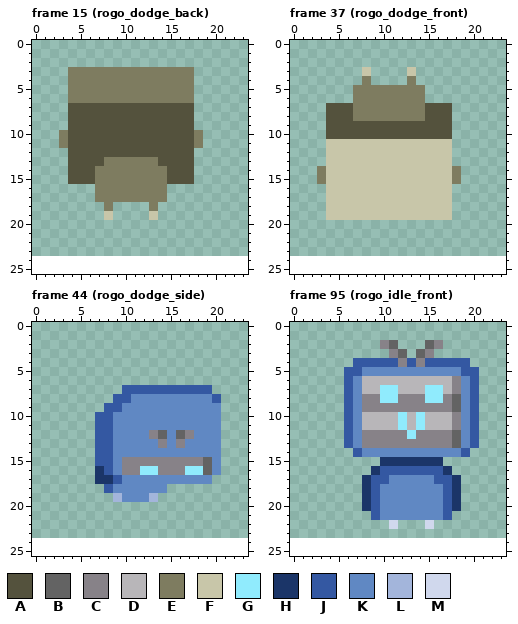
A pixel-art file gets an edit: RawResources/Characters/Rogo/rogo.aseprite. Above: the version before the commit.
24x24 pixels, 273 frames. Colours within 5 levels of each other are drawn and written as one. Shown: frame 15 (rogo_dodge_back), frame 37 (rogo_dodge_front), frame 44 (rogo_dodge_side), frame 95 (rogo_idle_front). The old version is drawn lined up with the new one, on the new canvas. The commit also changed other frames, which this record leaves out.
Visible layers, top first: "rogo", "unfinished".
Palette (. is transparent): A #54523d  B #636363  C #878288  D #b8b6b9  E #7e7c60  F #c8c6a9  G #90ebfd  H #1b3568  J #3458a2  K #6088c3  L #a3b5db  M #d0d8ed
Pixels before, frame 15 (rogo_dodge_back), first column x 3:
 3 .EEEEEEEEEEEEEE.
 4 .EEEEEEEEEEEEEE.
 5 .EEEEEEEEEEEEEE.
 6 .EEEEEEEEEEEEEE.
 7 .AAAAAAAAAAAAAA.
 8 .AAAAAAAAAAAAAA.
 9 .AAAAAAAAAAAAAA.
10 EAAAAAAAAAAAAAAE
11 EAAAAAAAAAAAAAAE
12 .AAAAAAAAAAAAAA.
13 .AAAAEEEEEEAAAA.
14 .AAAEEEEEEEEAAA.
15 .AAAEEEEEEEEAAA.
16 ....EEEEEEEE....
17 ....EEEEEEEE....
18 .....E....E.....
19 .....F....F.....
Pixels before, frame 37 (rogo_dodge_front), first column x 3:
 3 .....F....F.....
 4 .....E....E.....
 5 ....EEEEEEEE....
 6 ....EEEEEEEE....
 7 .AAAEEEEEEEEAAA.
 8 .AAAEEEEEEEEAAA.
 9 .AAAAAAAAAAAAAA.
10 .AAAAAAAAAAAAAA.
11 .FFFFFFFFFFFFFF.
12 .FFFFFFFFFFFFFF.
13 .FFFFFFFFFFFFFF.
14 EFFFFFFFFFFFFFFE
15 EFFFFFFFFFFFFFFE
16 .FFFFFFFFFFFFFF.
17 .FFFFFFFFFFFFFF.
18 .FFFFFFFFFFFFFF.
19 .FFFFFFFFFFFFFF.
Pixels before, frame 44 (rogo_dodge_side), first column x 7:
 7 ...JJJJJJJJJJ.
 8 ..JJKKKKKKKKKJ
 9 .JJKKKKKKKKKKK
10 JJKKKKKKKKKKKK
11 JJKKKKKKKKKKKK
12 JJKKKKCBKBCKKK
13 JJKKKKKCKCKKKK
14 JJKKKKKKKKKKKK
15 JJKCCCCCCCCCBK
16 HJKCCGGCCCGGBK
17 HHJKKKKKKKKKK.
18 .JKKKKKK......
19 ..LKKKL.......
Pixels before, frame 95 (rogo_idle_front), first column x 6:
 2 ....CB...BC....
 3 .....CB.BC.....
 4 .JJJJJCJCJJJJJ.
 5 JJKKKKKKKKKKKJJ
 6 JKDDDDDDDDDDCKJ
 7 JKDDGGDDDGGDCKJ
 8 JKCCGGCCCGGCBKJ
 9 JKCCCCCCCCCCBKJ
10 JKDDDDGDGDDDCKJ
11 JKDDDDGDGDDDCKJ
12 JKCCCCCGCCCCBKJ
13 JKCCCCCCCCCCBKJ
14 .JKKKKKKKKKKKJ.
15 ....HHHHHHH....
16 ...HJJJJJJJH...
17 ..HJJKKKKKJJH..
18 ..HJKKKKKKKJH..
19 ..HJKKKKKKKJH..
20 ..HJKKKKKKKJH..
21 ...JKKKKKKKJ...
22 .....M...M.....
Now the later version:
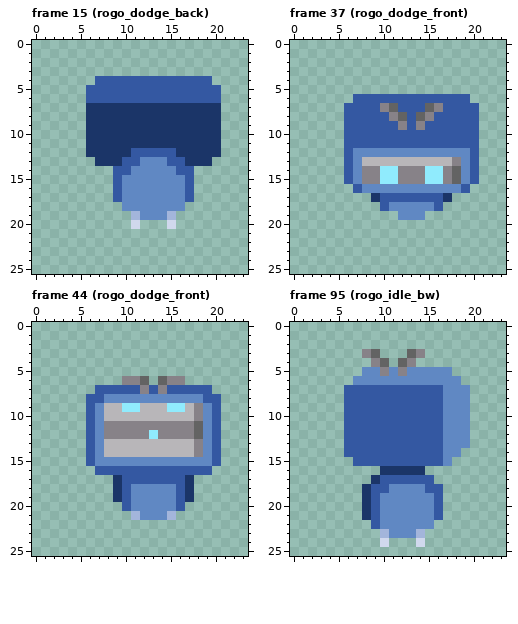
Difference:
canvas 24x24 -> 24x26
Changed rows in their new state; - is an unchanged pixel.
Frame 15 (rogo_dodge_back):
first column x 3:
 3 -..............---
 4 -...JJJJJJJJJJJJJ-
 5 -..JJJJJJJJJJJJJJJ
 6 -..JJJJJJJJJJJJJJJ
 7 -..HHHHHHHHHHHHHHH
 8 -..HHHHHHHHHHHHHHH
 9 -..HHHHHHHHHHHHHHH
10 ...HHHHHHHHHHHHHHH
11 ...HHHHHHHHHHHHHHH
12 -..HHHHHJJJJJHHHHH
13 -...HHHJJKKKJJHHH-
14 -.....JJKKKKKJJ---
15 -.....JKKKKKKKJ---
16 ----..JKKKKKKKJ---
17 ----..JKKKKKKKJ---
18 -----.-KKKKKKK----
19 -----.--LKKKL-----
20 --------M---M-----
Frame 37 (rogo_dodge_front):
first column x 3:
 3 -----.----.-------
 4 -----.----.-------
 5 ----........------
 6 ----JJJJJJJJJJJJJ-
 7 -..JJJJCBJJJBCJJJJ
 8 -..JJJJJCBJBCJJJJJ
 9 -..JJJJJJCJCJJJJJJ
10 -..JJJJJJJJJJJJJJJ
11 -..JJJJJJJJJJJJJJJ
12 -..JKKKKKKKKKKKKKJ
13 -..JKDDDDDDDDDDCKJ
14 ...JKCCGGCCCGGCBKJ
15 ...JKCCGGCCCGGCBKJ
16 -...JKKKKKKKKKKKJ-
17 -.....HJJJJJJJH---
18 -......JKKKKKJ.---
19 -........KKK...---
Frame 44 (rogo_dodge_front):
first column x 6:
 6 ----CCB-BCC----
 7 -JJJ--C-C------
 8 JJKKK--------J-
 9 JKDDGGDDDGGDC-J
10 JKDDDDDDDDDDC-J
11 JKCCCCCCCCCCB-J
12 JKCCCCCGCCC-B-J
13 JKDDDDDDDDDDC-J
14 JKDDDDDDDDDDC-J
15 JKK-KKKKKKKKKKJ
16 -J-JJJJJJJJJJJ.
17 -..HJJJJJJJH..-
18 --.HJ----KJH---
19 ---HJ--KKKJH---
20 ----JKKKKKJ----
21 -----LKKKL-----
Frame 95 (rogo_idle_bw):
first column x 6:
 2 ----..---..----
 3 --CB-..BC.-----
 4 -..CB.BC......-
 5 ..--C-C-----...
 6 .-KKKKKKKKKKK..
 7 -JJJJJJJJJJKK-.
 8 -JJJJJJJJJJKK-.
 9 -JJJJJJJJJJKK-.
10 -JJJJJJJJJJKK-.
11 -JJJJJJJJJJKK-.
12 -JJJJJJJJJJKK-.
13 -JJJJJJJJJJKK-.
14 J-JJJJJJJJJ--.-
15 -JJJJJJJJJJK---
16 ---.HHHHH...---
17 --.H-JJJJJ...--
18 ----J----JJ..--
19 ----------J..--
20 ----------J..--
21 --H-------J.---
22 ---JKKKKKK-----
23 ----LKKKL------
24 ----M---M------
Boxes around the changes in both pictures, in picture pixels (x1, y1, x2, y2):
changed: (59, 67, 221, 229)
changed: (317, 67, 479, 220)
changed: (86, 376, 221, 520)
changed: (344, 340, 479, 547)
